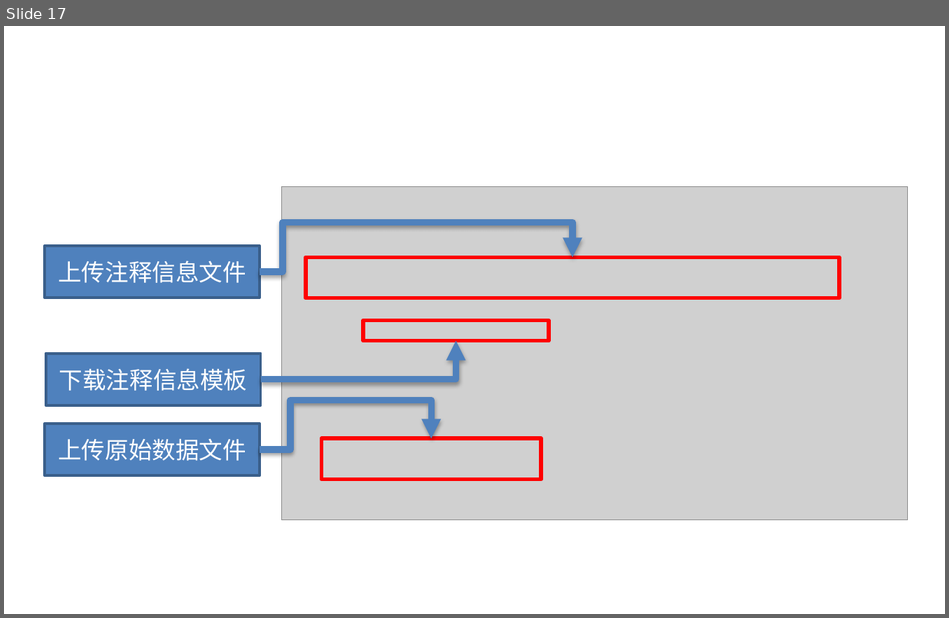
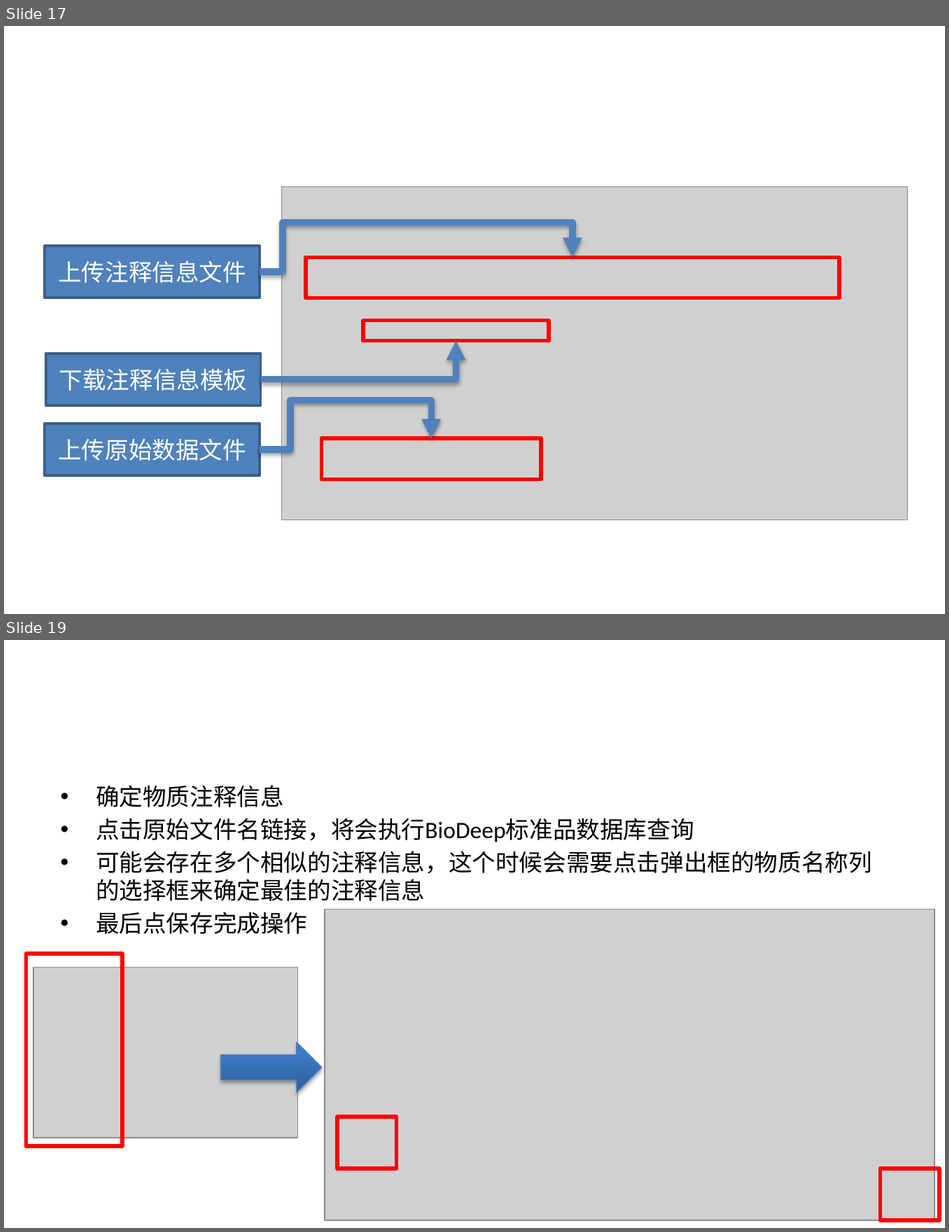
Before and after one commit to BioDeep/docs, a slide deck: Tutorials.pptx. Shown one above the other, each under a label of ours: slide 17 before the commit, slides 17 and 19 after it; the slides between them are not shown. The pictures are 949x618 and 949x1232 pixels, drawn with LibreOffice and Linux fonts; fonts in the diff are those of the drawing; grey boxes stand for pictures. Boxes give left, top, right and bottom in pixels: in the first picture for what was removed or moved away, otherwise in the second. Text is boxed around its words. In the diff, an @@ line names an element or a change of style, - is before the commit and + after.

```diff
--- a/Tutorials.pptx
+++ b/Tutorials.pptx
@@ slide 19 added at (4,640,945,1228), background #FFFFFF @@
@@ text added at (96,785,872,934), 18 pt, text #000000 @@
+• 确定物质注释信息
+• 点击原始文件名链接，将会执行BioDeep标准品数据库查询
+• 可能会存在多个相似的注释信息，这个时候会需要点击弹出框的物质名称列的选择框来确定最佳的注释信息
+• 最后点保存完成操作
@@ picture added at (325,909,934,1220) @@
@@ rectangle added at (26,954,122,1146), outline #FF0000 3 pt @@
@@ picture added at (33,968,297,1138) @@
@@ right arrow added at (220,1042,321,1092), fill gradient #2F5F99 to #3D7CC7 to #3A7CCB, outline #4B7EBC 0.75 pt @@
@@ rectangle added at (337,1117,396,1168), outline #FF0000 3 pt @@
@@ rectangle added at (880,1168,939,1220), outline #FF0000 3 pt @@
```
Also in this commit, not shown: 3 other slides added.
